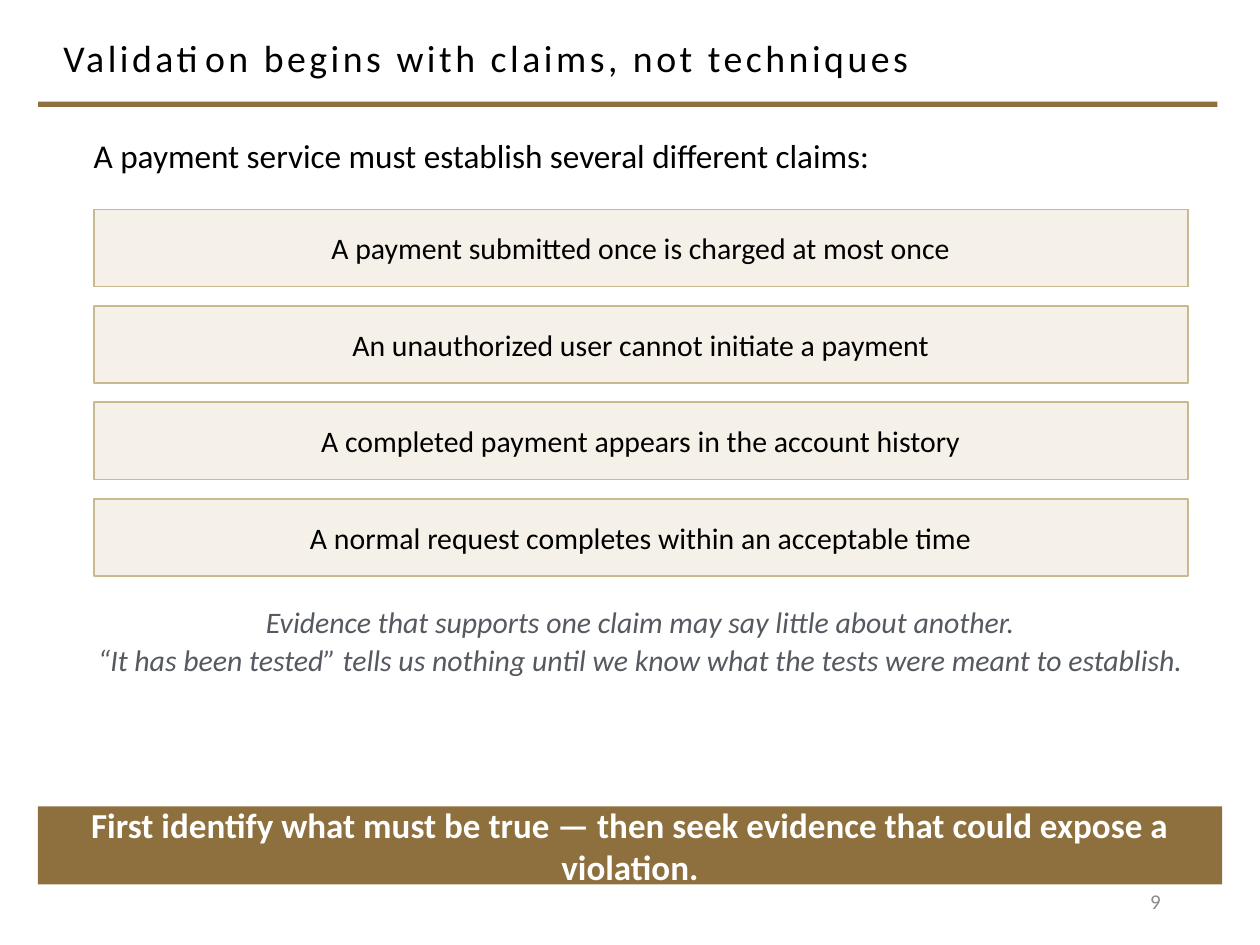
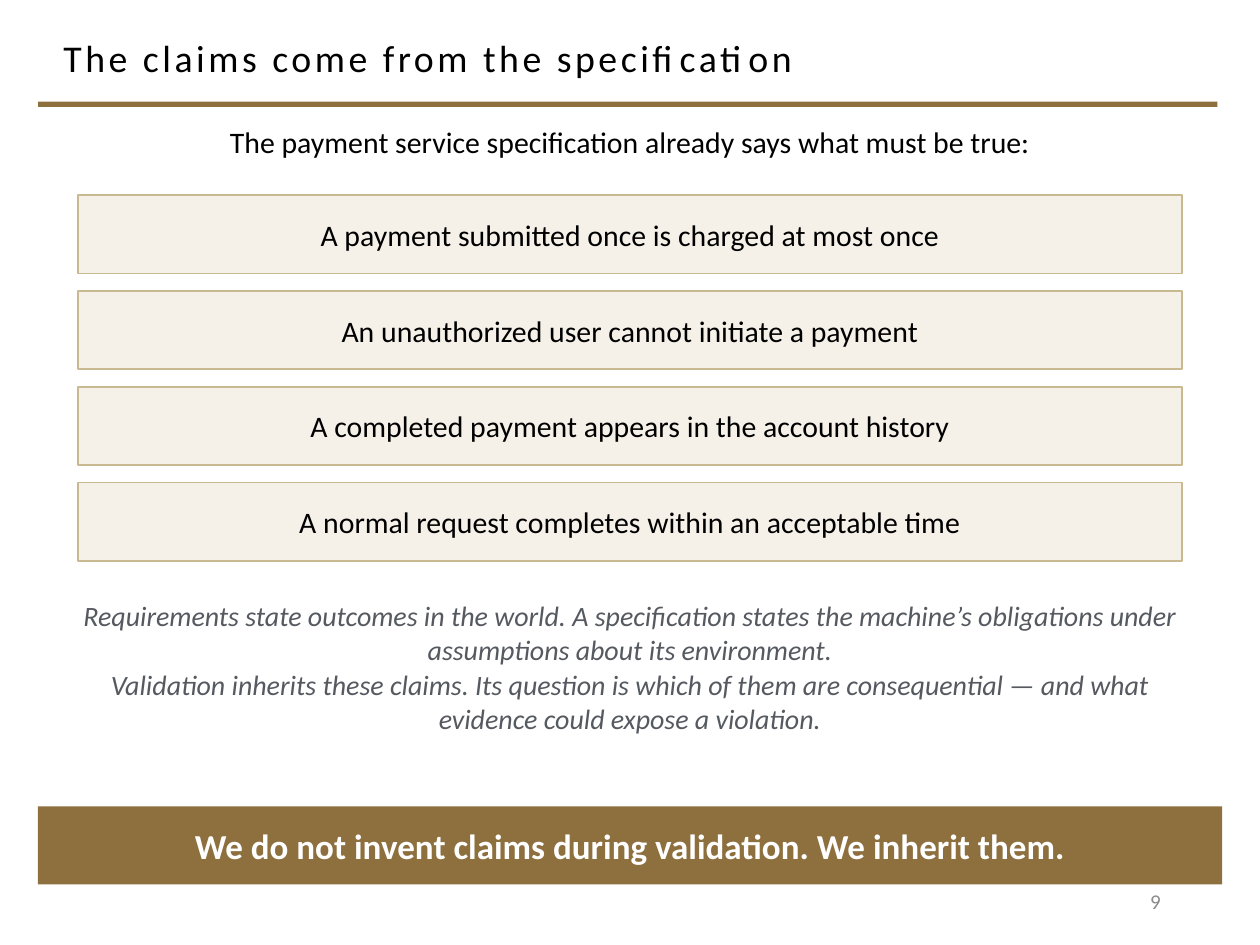
Before and after one commit to davisjam/model-based-agentic-software-engineering, a slide deck: slide 9 of course/lectures/act-1-foundations/08-validation/1-8-Validation.pptx. Drawn at 1260x945 pixels with LibreOffice and Linux fonts; fonts in the diff are those of the drawing; background and template pictures are left out. Boxes give left, top, right and bottom in pixels: in the first picture for what was removed or moved away, otherwise in the second. Text is boxed around its words. In the diff, an @@ line names an element or a change of style, - is before the commit and + after.

Commit message:
course(validation deck): §1–3 restructure — derive the V from specification, rebuild §3 around four evidence mechanisms

```diff
--- a/course/lectures/act-1-foundations/08-validation/1-8-Validation.pptx
+++ b/course/lectures/act-1-foundations/08-validation/1-8-Validation.pptx
@@ title at (63, 45, 541, 73): text changed @@
-Validation begins with claims, not techniques
+The claims come from the specification
@@ text at (230, 132, 1029, 158): text changed; size 19 to 17 pt @@
-A payment service must establish several different claims:
+The payment service specification already says what must be true:
@@ rectangle "A payment submitted once is ...": place and size @@
-rectangle "A payment submitted once is ..." at (93, 209, 1187, 286)
+rectangle "A payment submitted once is ..." at (78, 195, 1182, 273)
@@ rectangle "An unauthorized user cannot initiate ...": place and size @@
-rectangle "An unauthorized user cannot initiate ..." at (93, 306, 1187, 383)
+rectangle "An unauthorized user cannot initiate ..." at (78, 291, 1182, 369)
@@ rectangle "A completed payment appears in ...": place and size @@
-rectangle "A completed payment appears in ..." at (93, 402, 1187, 479)
+rectangle "A completed payment appears in ..." at (78, 387, 1182, 465)
@@ rectangle "A normal request completes within ...": place and size @@
-rectangle "A normal request completes within ..." at (93, 499, 1187, 576)
+rectangle "A normal request completes within ..." at (78, 483, 1182, 561)
@@ text at (83, 606, 1176, 734): text changed; size 17 to 16 pt @@
-Evidence that supports one claim may say little about another.
-“It has been tested” tells us nothing until we know what the tests were meant to establish.
+Requirements state outcomes in the world. A specification states the machine’s obligations under assumptions about its environment.
+Validation inherits these claims. Its question is which of them are consequential — and what evidence could expose a violation.
@@ text in rectangle at (195, 834, 1064, 865): text changed @@
-First identify what must be true — then seek evidence that could expose a violation.
+We do not invent claims during validation. We inherit them.
```
Also in this commit, not shown: 14 other slides changed, 13 slides added, 3 slides removed.
